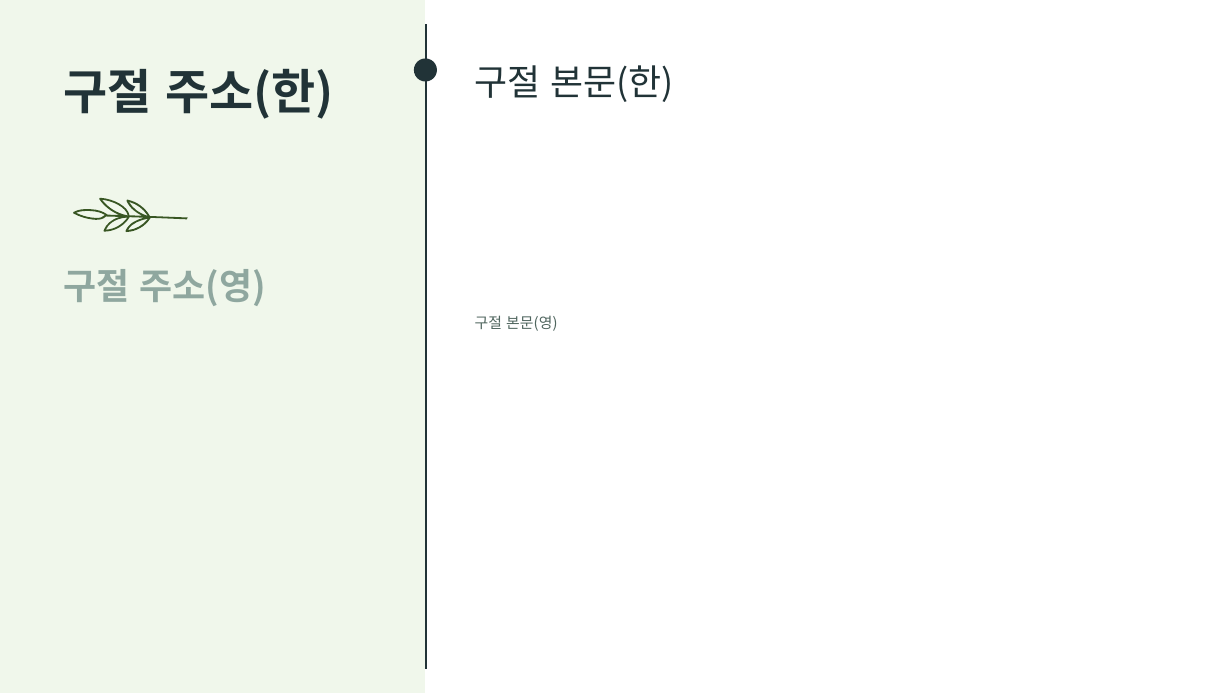
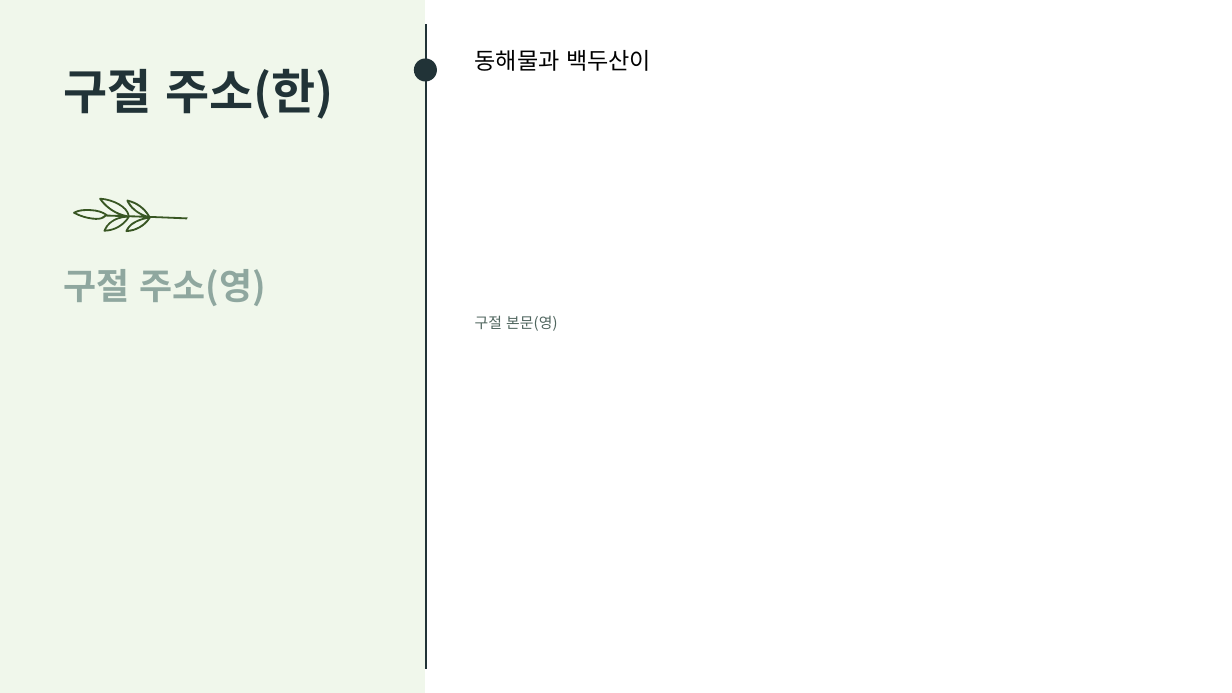
Before and after one commit to mmminq/Bible_Reference_to_PPT, a slide deck: slide 1 of template.pptx. Drawn at 1232x693 pixels with LibreOffice and Linux fonts; fonts in the diff are those of the drawing. Boxes give left, top, right and bottom in pixels: in the first picture for what was removed or moved away, otherwise in the second. Text is boxed around its words. In the diff, an @@ line names an element or a change of style, - is before the commit and + after.

```diff
--- a/template.pptx
+++ b/template.pptx
@@ text added at [475, 50, 651, 71], 18 pt, text #000000 @@
+동해물과 백두산이
@@ text removed at [475, 65, 674, 102] @@
-구절 본문(한)
```
Also in this commit, not shown: 2 other files.
